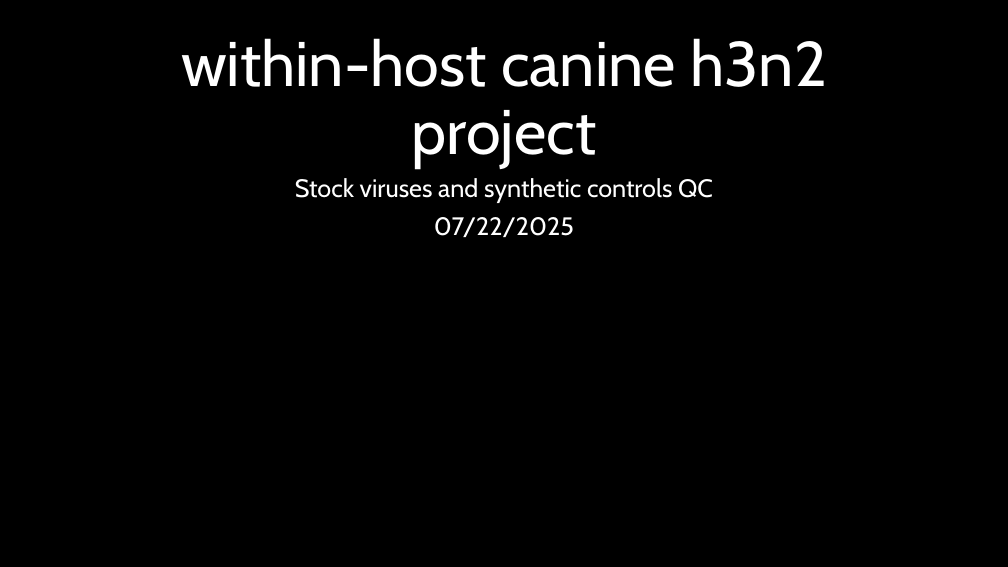
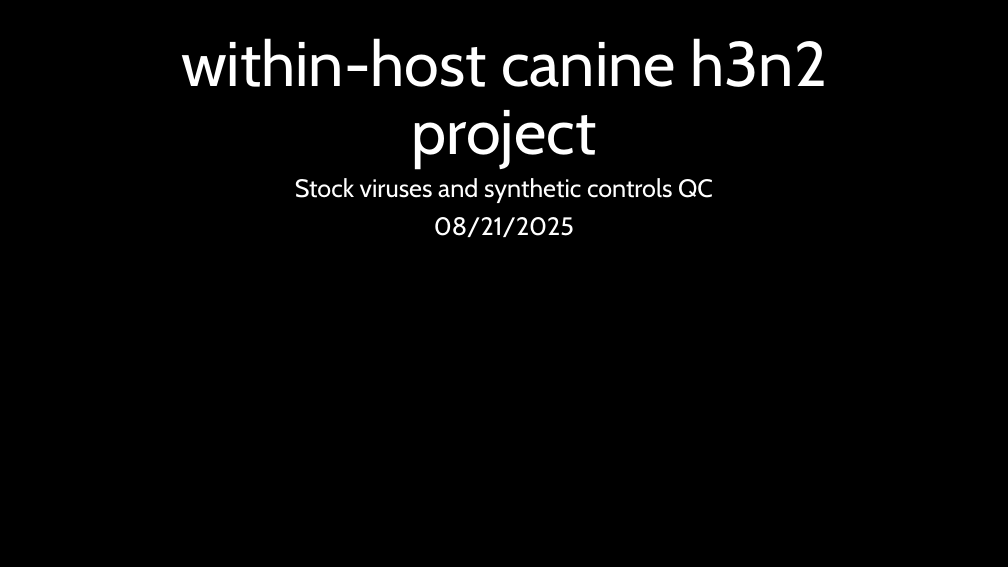
Before and after one commit to moncla-lab/canine-h3n2-within-host-evo, a slide deck: slide 1 of results/within-host-stock-synthetic-controls.pptx. Drawn at 1008x567 pixels with LibreOffice and Linux fonts; fonts in the diff are those of the drawing; background and template pictures are left out. Boxes give left, top, right and bottom in pixels: in the first picture for what was removed or moved away, otherwise in the second. Text is boxed around its words. In the diff, an @@ line names an element or a change of style, - is before the commit and + after.

```diff
--- a/results/within-host-stock-synthetic-controls.pptx
+++ b/results/within-host-stock-synthetic-controls.pptx
@@ subtitle at box(434, 217, 574, 237): text changed @@
-07/22/2025
+08/21/2025
```
Also in this commit, not shown: 10 other slides changed, 1 slide added, 2 slides removed, 14 other files.
